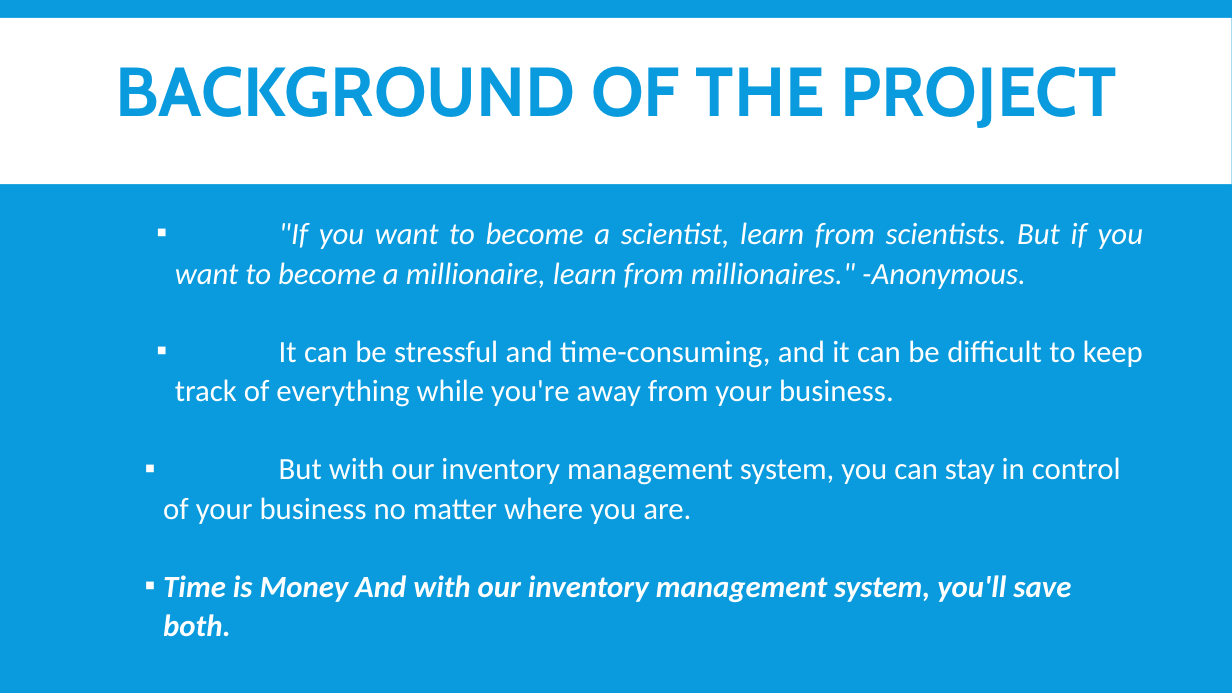
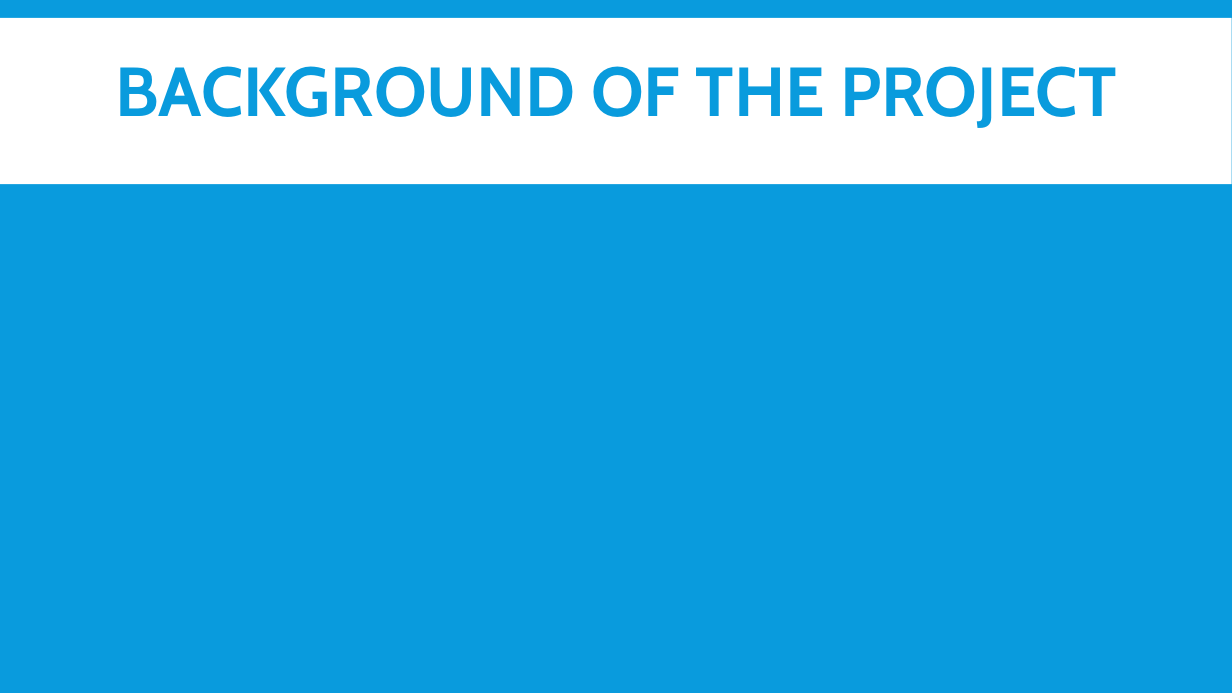
Before and after one commit to abcereno/miniproject1, a slide deck: slide 3 of MINI PROJECT 1 final.pptx. Drawn at 1232x693 pixels with LibreOffice and Linux fonts; fonts in the diff are those of the drawing. Boxes give left, top, right and bottom in pixels: in the first picture for what was removed or moved away, otherwise in the second. Text is boxed around its words. In the diff, an @@ line names an element or a change of style, - is before the commit and + after.

```diff
--- a/MINI PROJECT 1 final.pptx
+++ b/MINI PROJECT 1 final.pptx
@@ text removed at (x1=163, y1=222, x2=1143, y2=637) @@
-▪ "If you want to become a scientist, learn from scientists. But if you want to become a millionaire, learn from millionaires." -Anonymous.
-▪ It can be stressful and time-consuming, and it can be difficult to keep track of everything while you're away from your business.
-▪ But with our inventory management system, you can stay in control of your business no matter where you are.
-▪ Time is Money And with our inventory management system, you'll save both.
```
Also in this commit, not shown: 1 other slide changed, 12 other files.
